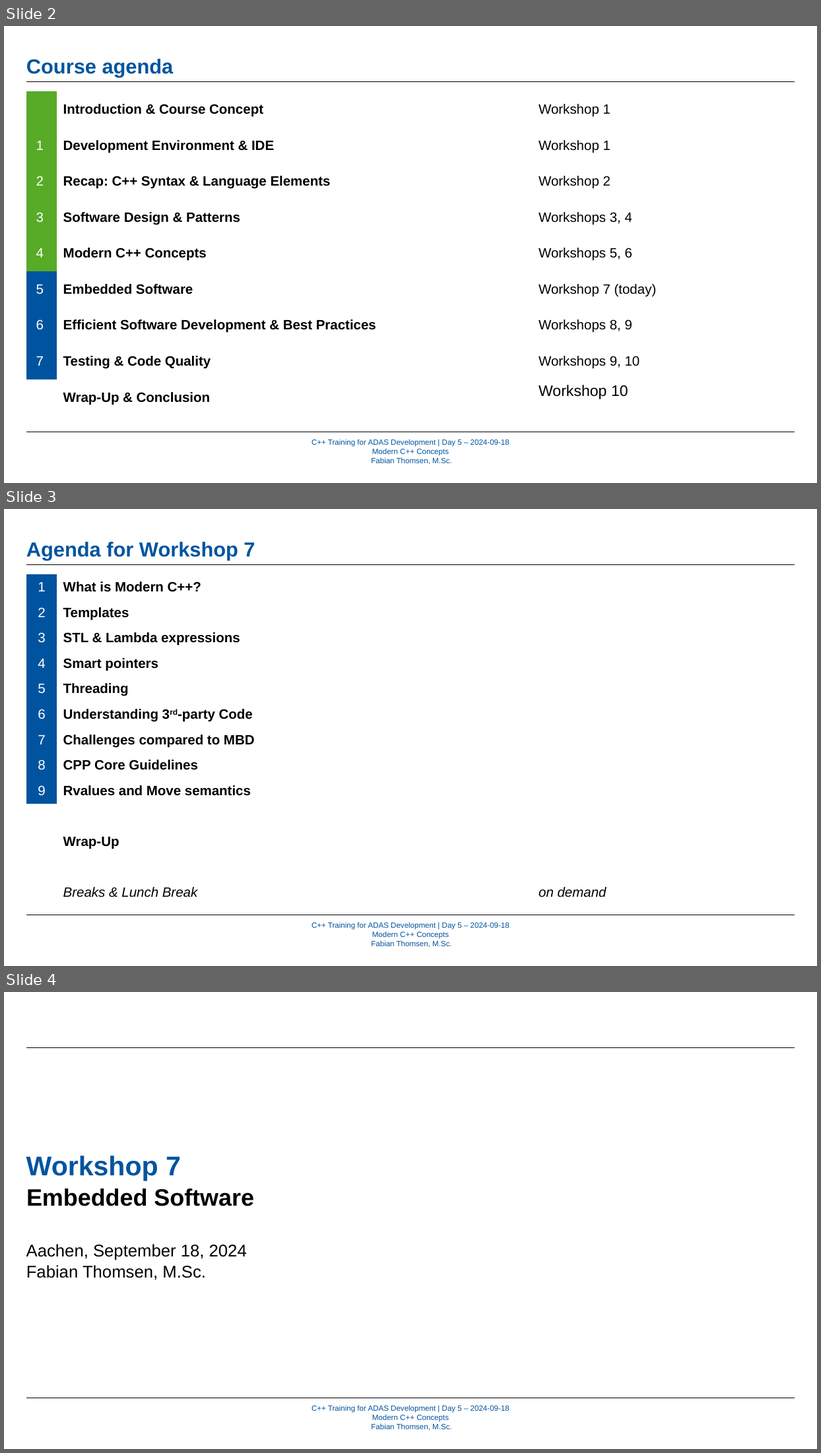
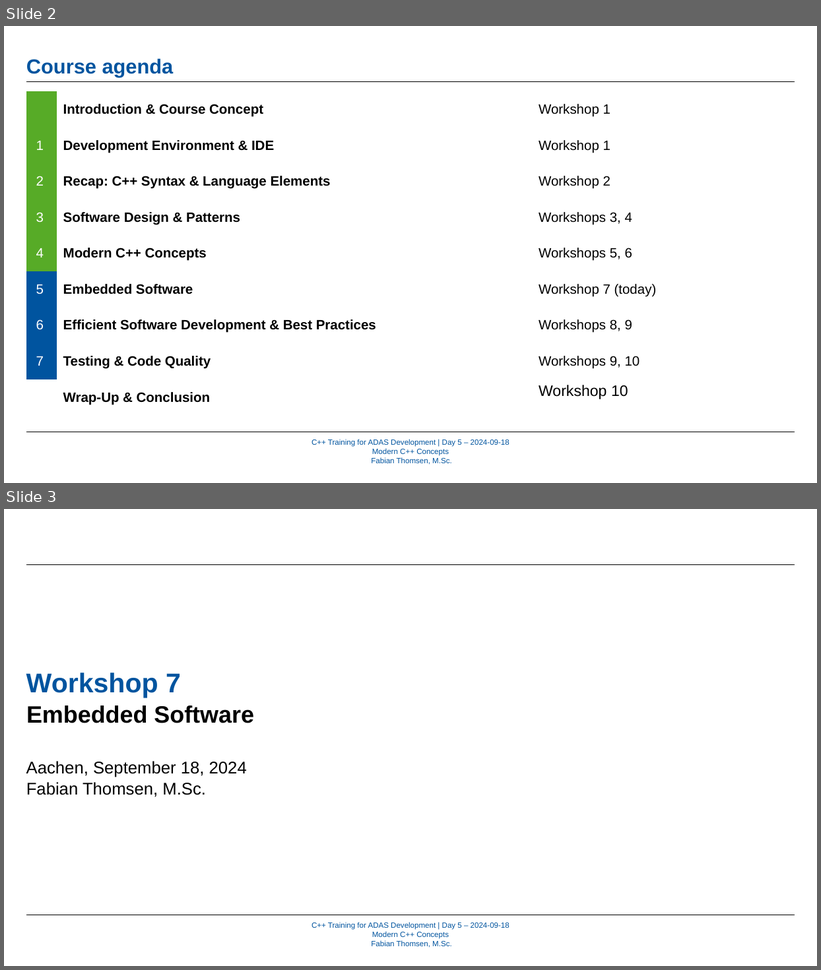
Before and after one commit to WhR4Ven/Diss_Dokument, a slide deck: Vortrag/05_ModernCPPConcepts_Part1 - Kopie.pptx. Shown one above the other, each under a label of ours: slides 2, 3 and 4 before the commit, slides 2 and 3 after it. The pictures are 821x1453 and 821x970 pixels, drawn with LibreOffice and Linux fonts; fonts in the diff are those of the drawing; background and template pictures are left out. Boxes give left, top, right and bottom in pixels: in the first picture for what was removed or moved away, otherwise in the second. Text is boxed around its words. In the diff, an @@ line names an element or a change of style, - is before the commit and + after.

```diff
--- a/Vortrag/05_ModernCPPConcepts_Part1 - Kopie.pptx
+++ b/Vortrag/05_ModernCPPConcepts_Part1 - Kopie.pptx
@@ slide 3 removed at (4, 509, 817, 966), background #FFFFFF; not listed: 3 template elements that a slide beside it also shows @@
@@ text removed at (26, 541, 255, 560) @@
-Agenda for Workshop 7
@@ table removed at (26, 574, 795, 906), 13 rows, 3 columns @@
-1 | What is Modern C++? | 
-2 | Templates | 
-3 | STL & Lambda expressions | 
-4 | Smart pointers | 
-5 | Threading | 
-6 | Understanding 3rd-party Code | 
-7 | Challenges compared to MBD | 
-8 | CPP Core Guidelines | 
-9 | Rvalues and Move semantics | 
- |  | 
- | Wrap-Up | 
- |  | 
- | Breaks & Lunch Break | on demand
@@ what was slide 4 is now slide 3 @@
```
Also in this commit, not shown: 4 slides changed, 65 slides added, 4 other slides removed, 13 other files.
